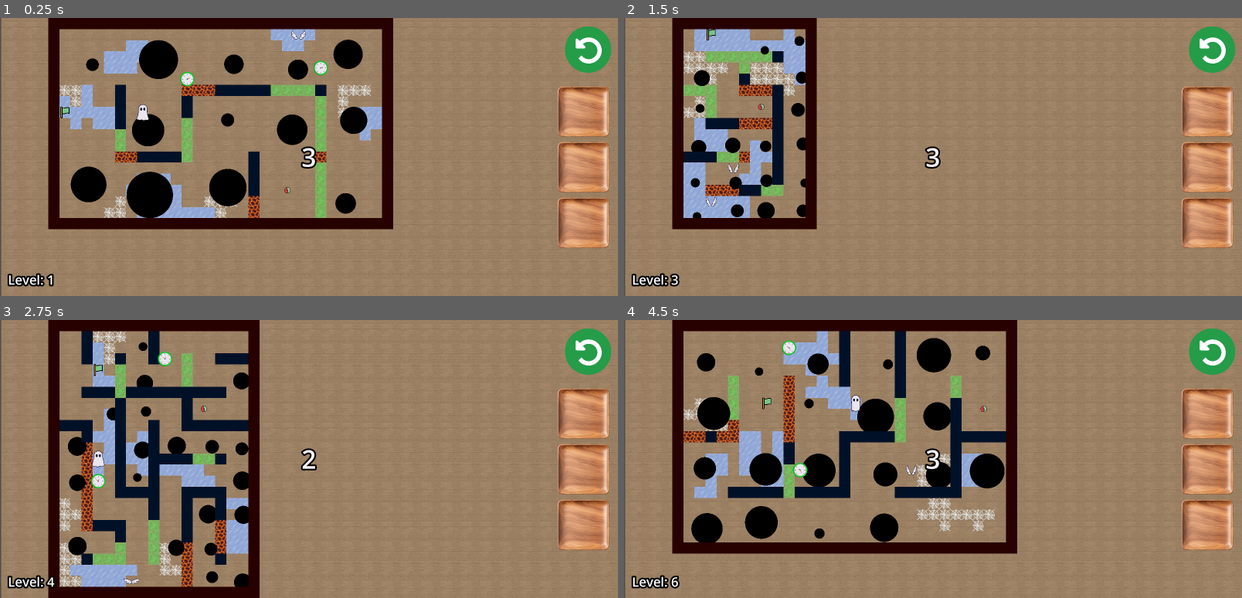
Above: before the commit, frames 1-4 (two rows, left to right).
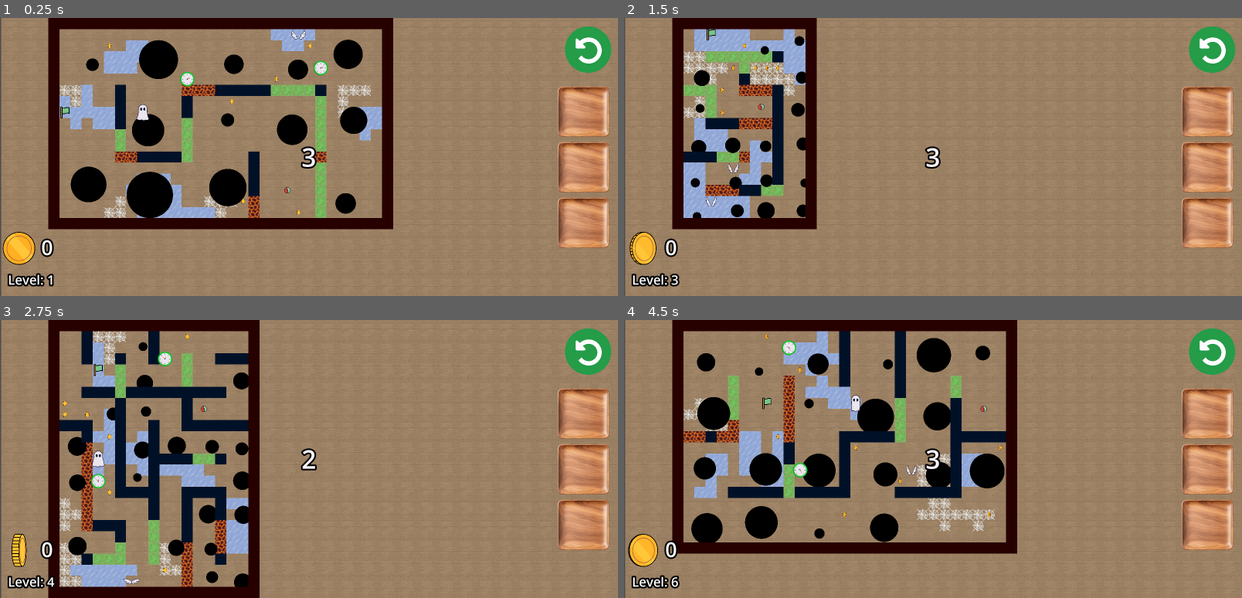
Above: after the commit, the same moments.

Repository: Herovero/GyroMaze
Game: Godot game, scene res://Scenes/main.tscn
Same seed, same stepped clock (60 frames per second), same inputs: the game is played once before the commit and once after it.
Inputs:
- Up to frame 1 (0.25 s): no input
- Up to frame 2 (1.5 s): tap Enter (ui_accept) at 0.5, 0.77 s; hold Right (ui_right) 0.53-1.28 s; hold Down (ui_down) from 1.28 s (still down)
- Up to frame 3 (2.75 s): tap Enter (ui_accept) at 1.52 s; release Down (ui_down) at 2.03 s; hold Right (ui_right) from 2.03 s (still down)
- Up to frame 4 (4.5 s): release Right (ui_right) at 2.78 s; hold Up (ui_up) 2.78-3.53 s; tap Enter (ui_accept) at 3.02, 3.77 s; hold Left (ui_left) from 3.53 s (still down)

The runs differ from the first frame. In frame 1, 0.7% of the frame differs, in the area x 0-51%, y 9-89%; in frame 2, 0.6%; in frame 3, 0.5%; in frame 4, 0.7%.

Commit message:
Added rng spawn for coin collectible

Diff:
--- /dev/null
+++ b/Scenes/collectible_coin.tscn
@@ -0,0 +1,191 @@
+[gd_scene load_steps=45 format=3 uid="uid://nomhjmxskkv0"]
+
+[ext_resource type="Texture2D" uid="uid://xkokujeiydnq" path="res://Assets/collectibles/coin/_a_frm0,20.png" id="1_q0sck"]
+[ext_resource type="Script" uid="uid://6e246glq4l3d" path="res://Scripts/collectible_coin.gd" id="1_ugn34"]
+[ext_resource type="Texture2D" uid="uid://cvlajfaagomyc" path="res://Assets/collectibles/coin/_a_frm1,30.png" id="2_ugn34"]
+[ext_resource type="Texture2D" uid="uid://rya0irr53ih7" path="res://Assets/collectibles/coin/_a_frm2,20.png" id="3_6qq8u"]
+[ext_resource type="Texture2D" uid="uid://dsdd388fnyq31" path="res://Assets/collectibles/coin/_a_frm3,30.png" id="4_wfhba"]
+[ext_resource type="Texture2D" uid="uid://bepty23sr6hle" path="res://Assets/collectibles/coin/_a_frm4,20.png" id="5_umbjp"]
+[ext_resource type="Texture2D" uid="uid://vmxdgg0icm5r" path="res://Assets/collectibles/coin/_a_frm5,30.png" id="6_27n4f"]
+[ext_resource type="Texture2D" uid="uid://bc2qisomgv1be" path="res://Assets/collectibles/coin/_a_frm6,20.png" id="7_ckwwv"]
+[ext_resource type="Texture2D" uid="uid://ddeyl4q0ruo4p" path="res://Assets/collectibles/coin/_a_frm7,30.png" id="8_lthc5"]
+[ext_resource type="Texture2D" uid="uid://7onutkxr64uq" path="res://Assets/collectibles/coin/_a_frm8,20.png" id="9_jchph"]
+[ext_resource type="Texture2D" uid="uid://dya22nxpcro6u" path="res://Assets/collectibles/coin/_a_frm9,30.png" id="10_2862b"]
+[ext_resource type="Texture2D" uid="uid://d53rrr78tbc0" path="res://Assets/collectibles/coin/_a_frm10,20.png" id="11_mnnkb"]
+[ext_resource type="Texture2D" uid="uid://l6pliu8tr6xe" path="res://Assets/collectibles/coin/_a_frm11,30.png" id="12_x80sm"]
+[ext_resource type="Texture2D" uid="uid://d3agjatng87k1" path="res://Assets/collectibles/coin/_a_frm12,20.png" id="13_hjanx"]
+[ext_resource type="Texture2D" uid="uid://0dpve0m3owqi" path="res://Assets/collectibles/coin/_a_frm13,30.png" id="14_u7h1i"]
+[ext_resource type="Texture2D" uid="uid://602en0ojyowt" path="res://Assets/collectibles/coin/_a_frm14,20.png" id="15_5u65j"]
+[ext_resource type="Texture2D" uid="uid://p62bx3i1c1xf" path="res://Assets/collectibles/coin/_a_frm15,30.png" id="16_bn21w"]
+[ext_resource type="Texture2D" uid="uid://bi4j638oemnml" path="res://Assets/collectibles/coin/_a_frm16,20.png" id="17_rnng1"]
+[ext_resource type="Texture2D" uid="uid://ckpr1t2m5vr8h" path="res://Assets/collectibles/coin/_a_frm17,30.png" id="18_cgu3e"]
+[ext_resource type="Texture2D" uid="uid://bpqiifkyh0vsh" path="res://Assets/collectibles/coin/_a_frm18,20.png" id="19_gcpb0"]
+[ext_resource type="Texture2D" uid="uid://ptslvcr3maqd" path="res://Assets/collectibles/coin/_a_frm19,30.png" id="20_sjgp5"]
+[ext_resource type="Texture2D" uid="uid://dyv4ppa40vf1s" path="res://Assets/collectibles/coin/_a_frm20,20.png" id="21_mvncb"]
+[ext_resource type="Texture2D" uid="uid://cxjgyashj3i1x" path="res://Assets/collectibles/coin/_a_frm21,30.png" id="22_tf1jr"]
+[ext_resource type="Texture2D" uid="uid://byr7pfbi0ew20" path="res://Assets/collectibles/coin/_a_frm22,20.png" id="23_51hie"]
+[ext_resource type="Texture2D" uid="uid://bhltkujkpkwhw" path="res://Assets/collectibles/coin/_a_frm23,30.png" id="24_xtw7v"]
+[ext_resource type="Texture2D" uid="uid://b64fgeeepw08a" path="res://Assets/collectibles/coin/_a_frm24,20.png" id="25_he5qp"]
+[ext_resource type="Texture2D" uid="uid://camkmc350vjue" path="res://Assets/collectibles/coin/_a_frm25,30.png" id="26_4k1wo"]
+[ext_resource type="Texture2D" uid="uid://o2yw6uanqmm4" path="res://Assets/collectibles/coin/_a_frm26,20.png" id="27_4pt2o"]
+[ext_resource type="Texture2D" uid="uid://c2chiyo3fqdm7" path="res://Assets/collectibles/coin/_a_frm27,30.png" id="28_stisc"]
+[ext_resource type="Texture2D" uid="uid://ccjp1yqdoyqxu" path="res://Assets/collectibles/coin/_a_frm28,20.png" id="29_arl6b"]
+[ext_resource type="Texture2D" uid="uid://b8f4ex1r32luo" path="res://Assets/collectibles/coin/_a_frm29,30.png" id="30_sld4w"]
+[ext_resource type="Texture2D" uid="uid://cq3w2n643fhbx" path="res://Assets/collectibles/coin/_a_frm30,20.png" id="31_b1wwb"]
+[ext_resource type="Texture2D" uid="uid://dyh31hyu4qp2p" path="res://Assets/collectibles/coin/_a_frm31,30.png" id="32_13kj4"]
+[ext_resource type="Texture2D" uid="uid://dvugm5ttg2r1f" path="res://Assets/collectibles/coin/_a_frm32,20.png" id="33_r4d4c"]
+[ext_resource type="Texture2D" uid="uid://bhmsfbmes6gn4" path="res://Assets/collectibles/coin/_a_frm33,30.png" id="34_upcjp"]
+[ext_resource type="Texture2D" uid="uid://cd14485lpw05a" path="res://Assets/collectibles/coin/_a_frm34,20.png" id="35_v2hlr"]
+[ext_resource type="Texture2D" uid="uid://csay1otsg83lx" path="res://Assets/collectibles/coin/_a_frm35,30.png" id="36_56uwo"]
+[ext_resource type="Texture2D" uid="uid://b80a3nbd3rdtp" path="res://Assets/collectibles/coin/_a_frm36,20.png" id="37_glyao"]
+[ext_resource type="Texture2D" uid="uid://c2rvacpkxkmtx" path="res://Assets/collectibles/coin/_a_frm37,30.png" id="38_s5py6"]
+[ext_resource type="Texture2D" uid="uid://crhjk5qng30q7" path="res://Assets/collectibles/coin/_a_frm38,20.png" id="39_85424"]
+[ext_resource type="Texture2D" uid="uid://dufiq0q5egkco" path="res://Assets/collectibles/coin/_a_frm39,30.png" id="40_f24xp"]
+[ext_resource type="Texture2D" uid="uid://cigbjqfv5vbfa" path="res://Assets/collectibles/coin/_a_frm40,20.png" id="41_vjldi"]
+
+[sub_resource type="SpriteFrames" id="SpriteFrames_qika4"]
+animations = [{
+"frames": [{
+"duration": 1.0,
+"texture": ExtResource("1_q0sck")
+}, {
+"duration": 1.0,
+"texture": ExtResource("2_ugn34")
+}, {
+"duration": 1.0,
+"texture": ExtResource("3_6qq8u")
+}, {
+"duration": 1.0,
+"texture": ExtResource("4_wfhba")
+}, {
+"duration": 1.0,
+"texture": ExtResource("5_umbjp")
+}, {
+"duration": 1.0,
+"texture": ExtResource("6_27n4f")
+}, {
+"duration": 1.0,
+"texture": ExtResource("7_ckwwv")
+}, {
+"duration": 1.0,
+"texture": ExtResource("8_lthc5")
+}, {
+"duration": 1.0,
+"texture": ExtResource("9_jchph")
+}, {
+"duration": 1.0,
+"texture": ExtResource("10_2862b")
+}, {
+"duration": 1.0,
+"texture": ExtResource("11_mnnkb")
+}, {
+"duration": 1.0,
+"texture": ExtResource("12_x80sm")
+}, {
+"duration": 1.0,
+"texture": ExtResource("13_hjanx")
+}, {
+"duration": 1.0,
+"texture": ExtResource("14_u7h1i")
+}, {
+"duration": 1.0,
+"texture": ExtResource("15_5u65j")
+}, {
+"duration": 1.0,
+"texture": ExtResource("16_bn21w")
+}, {
+"duration": 1.0,
+"texture": ExtResource("17_rnng1")
+}, {
+"duration": 1.0,
+"texture": ExtResource("18_cgu3e")
+}, {
+"duration": 1.0,
+"texture": ExtResource("19_gcpb0")
+}, {
+"duration": 1.0,
+"texture": ExtResource("20_sjgp5")
+}, {
+"duration": 1.0,
+"texture": ExtResource("21_mvncb")
+}, {
+"duration": 1.0,
+"texture": ExtResource("22_tf1jr")
+}, {
+"duration": 1.0,
+"texture": ExtResource("23_51hie")
+}, {
+"duration": 1.0,
+"texture": ExtResource("24_xtw7v")
+}, {
+"duration": 1.0,
+"texture": ExtResource("25_he5qp")
+}, {
+"duration": 1.0,
+"texture": ExtResource("26_4k1wo")
+}, {
+"duration": 1.0,
+"texture": ExtResource("27_4pt2o")
+}, {
+"duration": 1.0,
+"texture": ExtResource("28_stisc")
+}, {
+"duration": 1.0,
+"texture": ExtResource("29_arl6b")
+}, {
+"duration": 1.0,
+"texture": ExtResource("30_sld4w")
+}, {
+"duration": 1.0,
+"texture": ExtResource("31_b1wwb")
+}, {
+"duration": 1.0,
+"texture": ExtResource("32_13kj4")
+}, {
+"duration": 1.0,
+"texture": ExtResource("33_r4d4c")
+}, {
+"duration": 1.0,
+"texture": ExtResource("34_upcjp")
+}, {
+"duration": 1.0,
+"texture": ExtResource("35_v2hlr")
+}, {
+"duration": 1.0,
+"texture": ExtResource("36_56uwo")
+}, {
+"duration": 1.0,
+"texture": ExtResource("37_glyao")
+}, {
+"duration": 1.0,
+"texture": ExtResource("38_s5py6")
+}, {
+"duration": 1.0,
+"texture": ExtResource("39_85424")
+}, {
+"duration": 1.0,
+"texture": ExtResource("40_f24xp")
+}, {
+"duration": 1.0,
+"texture": ExtResource("41_vjldi")
+}],
+"loop": true,
+"name": &"default",
+"speed": 40.0
+}]
+
+[sub_resource type="CircleShape2D" id="CircleShape2D_lfugp"]
+radius = 32.0
+
+[node name="collectible_coin" type="Area2D"]
+script = ExtResource("1_ugn34")
+
+[node name="AnimatedSprite2D" type="AnimatedSprite2D" parent="."]
+scale = Vector2(0.1, 0.1)
+sprite_frames = SubResource("SpriteFrames_qika4")
+autoplay = "default"
+
+[node name="CollisionShape2D" type="CollisionShape2D" parent="."]
+shape = SubResource("CircleShape2D_lfugp")
+
+[connection signal="body_entered" from="." to="." method="_on_body_entered"]
--- a/Scenes/main.tscn
+++ b/Scenes/main.tscn
@@ -15,7 +15,54 @@
 [ext_resource type="PackedScene" uid="uid://ggicmeg7fv1h" path="res://Scenes/powerup_ghost.tscn" id="11_d1ilt"]
 [ext_resource type="PackedScene" uid="uid://bi5snb0ma00j1" path="res://Scenes/powerup_wing.tscn" id="12_6iyac"]
 [ext_resource type="Script" uid="uid://dcaxkqiax2bvs" path="res://Scripts/time_remaining.gd" id="12_jkdf5"]
+[ext_resource type="Texture2D" uid="uid://xkokujeiydnq" path="res://Assets/collectibles/coin/_a_frm0,20.png" id="14_1semv"]
+[ext_resource type="Texture2D" uid="uid://cvlajfaagomyc" path="res://Assets/collectibles/coin/_a_frm1,30.png" id="15_2060n"]
 [ext_resource type="PackedScene" uid="uid://dvrl07d5fk8k7" path="res://Scenes/collectible_timer.tscn" id="15_wsu2k"]
+[ext_resource type="Texture2D" uid="uid://rya0irr53ih7" path="res://Assets/collectibles/coin/_a_frm2,20.png" id="16_6ml46"]
+[ext_resource type="PackedScene" uid="uid://nomhjmxskkv0" path="res://Scenes/collectible_coin.tscn" id="17_h1bgf"]
+[ext_resource type="Texture2D" uid="uid://dsdd388fnyq31" path="res://Assets/collectibles/coin/_a_frm3,30.png" id="17_qax2n"]
+[ext_resource type="Texture2D" uid="uid://bepty23sr6hle" path="res://Assets/collectibles/coin/_a_frm4,20.png" id="18_y86h7"]
+[ext_resource type="Texture2D" uid="uid://vmxdgg0icm5r" path="res://Assets/collectibles/coin/_a_frm5,30.png" id="19_my4ki"]
+[ext_resource type="Texture2D" uid="uid://bc2qisomgv1be" path="res://Assets/collectibles/coin/_a_frm6,20.png" id="20_lx3vj"]
+[ext_resource type="Texture2D" uid="uid://ddeyl4q0ruo4p" path="res://Assets/collectibles/coin/_a_frm7,30.png" id="21_ynmfv"]
+[ext_resource type="Texture2D" uid="uid://7onutkxr64uq" path="res://Assets/collectibles/coin/_a_frm8,20.png" id="22_cblf0"]
+[ext_resource type="Texture2D" uid="uid://dya22nxpcro6u" path="res://Assets/collectibles/coin/_a_frm9,30.png" id="23_nay3j"]
+[ext_resource type="Texture2D" uid="uid://d53rrr78tbc0" path="res://Assets/collectibles/coin/_a_frm10,20.png" id="24_ovafv"]
+[ext_resource type="Texture2D" uid="uid://l6pliu8tr6xe" path="res://Assets/collectibles/coin/_a_frm11,30.png" id="25_owhal"]
+[ext_resource type="Texture2D" uid="uid://d3agjatng87k1" path="res://Assets/collectibles/coin/_a_frm12,20.png" id="26_uv6w5"]
+[ext_resource type="Texture2D" uid="uid://0dpve0m3owqi" path="res://Assets/collectibles/coin/_a_frm13,30.png" id="27_r7bbj"]
+[ext_resource type="Texture2D" uid="uid://602en0ojyowt" path="res://Assets/collectibles/coin/_a_frm14,20.png" id="28_e5peh"]
+[ext_resource type="Texture2D" uid="uid://p62bx3i1c1xf" path="res://Assets/collectibles/coin/_a_frm15,30.png" id="29_f6rfp"]
+[ext_resource type="Texture2D" uid="uid://bi4j638oemnml" path="res://Assets/collectibles/coin/_a_frm16,20.png" id="30_sasc4"]
+[ext_resource type="Texture2D" uid="uid://ckpr1t2m5vr8h" path="res://Assets/collectibles/coin/_a_frm17,30.png" id="31_pfx1i"]
+[ext_resource type="Texture2D" uid="uid://bpqiifkyh0vsh" path="res://Assets/collectibles/coin/_a_frm18,20.png" id="32_fg68e"]
+[ext_resource type="Texture2D" uid="uid://ptslvcr3maqd" path="res://Assets/collectibles/coin/_a_frm19,30.png" id="33_jekl6"]
+[ext_resource type="Texture2D" uid="uid://dyv4ppa40vf1s" path="res://Assets/collectibles/coin/_a_frm20,20.png" id="34_v1mrv"]
+[ext_resource type="Texture2D" uid="uid://cxjgyashj3i1x" path="res://Assets/collectibles/coin/_a_frm21,30.png" id="35_fd3ed"]
+[ext_resource type="Texture2D" uid="uid://byr7pfbi0ew20" path="res://Assets/collectibles/coin/_a_frm22,20.png" id="36_qnggo"]
+[ext_resource type="Texture2D" uid="uid://bhltkujkpkwhw" path="res://Assets/collectibles/coin/_a_frm23,30.png" id="37_tab3y"]
+[ext_resource type="Texture2D" uid="uid://b64fgeeepw08a" path="res://Assets/collectibles/coin/_a_frm24,20.png" id="38_1tvlp"]
+[ext_resource type="Texture2D" uid="uid://camkmc350vjue" path="res://Assets/collectibles/coin/_a_frm25,30.png" id="39_wl4bb"]
+[ext_resource type="Texture2D" uid="uid://o2yw6uanqmm4" path="res://Assets/collectibles/coin/_a_frm26,20.png" id="40_6h1fc"]
+[ext_resource type="Texture2D" uid="uid://c2chiyo3fqdm7" path="res://Assets/collectibles/coin/_a_frm27,30.png" id="41_vxl7x"]
+[ext_resource type="Texture2D" uid="uid://ccjp1yqdoyqxu" path="res://Assets/collectibles/coin/_a_frm28,20.png" id="42_ihvwq"]
+[ext_resource type="Texture2D" uid="uid://b8f4ex1r32luo" path="res://Assets/collectibles/coin/_a_frm29,30.png" id="43_k8rh3"]
+[ext_resource type="Texture2D" uid="uid://cq3w2n643fhbx" path="res://Assets/collectibles/coin/_a_frm30,20.png" id="44_55idt"]
+[ext_resource type="Texture2D" uid="uid://dyh31hyu4qp2p" path="res://Assets/collectibles/coin/_a_frm31,30.png" id="45_87bhu"]
+[ext_resource type="Texture2D" uid="uid://dvugm5ttg2r1f" path="res://Assets/collectibles/coin/_a_frm32,20.png" id="46_33qc4"]
+[ext_resource type="Texture2D" uid="uid://bhmsfbmes6gn4" path="res://Assets/collectibles/coin/_a_frm33,30.png" id="47_e6rcu"]
+[ext_resource type="Texture2D" uid="uid://cd14485lpw05a" path="res://Assets/collectibles/coin/_a_frm34,20.png" id="48_p4gyq"]
+[ext_resource type="Texture2D" uid="uid://csay1otsg83lx" path="res://Assets/collectibles/coin/_a_frm35,30.png" id="49_32dfi"]
+[ext_resource type="Texture2D" uid="uid://b80a3nbd3rdtp" path="res://Assets/collectibles/coin/_a_frm36,20.png" id="50_cf2bd"]
+[ext_resource type="Texture2D" uid="uid://c2rvacpkxkmtx" path="res://Assets/collectibles/coin/_a_frm37,30.png" id="51_lpdpw"]
+[ext_resource type="Texture2D" uid="uid://crhjk5qng30q7" path="res://Assets/collectibles/coin/_a_frm38,20.png" id="52_jrou0"]
+[ext_resource type="Texture2D" uid="uid://dufiq0q5egkco" path="res://Assets/collectibles/coin/_a_frm39,30.png" id="53_j2g22"]
+[ext_resource type="Texture2D" uid="uid://cigbjqfv5vbfa" path="res://Assets/collectibles/coin/_a_frm40,20.png" id="54_phube"]
+[ext_resource type="Script" uid="uid://0cwbaka348di" path="res://Scripts/coin_count.gd" id="59_2060n"]
+
+[sub_resource type="PhysicsMaterial" id="PhysicsMaterial_k12tt"]
+friction = 0.0
+bounce = 5.0
 
 [sub_resource type="TileSetAtlasSource" id="TileSetAtlasSource_h1bgf"]
 texture = ExtResource("2_h1bgf")
@@ -32,7 +79,139 @@
 
 [sub_resource type="TileSet" id="TileSet_b3802"]
 physics_layer_0/collision_layer = 1
+physics_layer_0/physics_material = SubResource("PhysicsMaterial_k12tt")
 sources/0 = SubResource("TileSetAtlasSource_h1bgf")
+
+[sub_resource type="SpriteFrames" id="SpriteFrames_h1bgf"]
+animations = [{
+"frames": [{
+"duration": 1.0,
+"texture": ExtResource("14_1semv")
+}, {
+"duration": 1.0,
+"texture": ExtResource("15_2060n")
+}, {
+"duration": 1.0,
+"texture": ExtResource("16_6ml46")
+}, {
+"duration": 1.0,
+"texture": ExtResource("17_qax2n")
+}, {
+"duration": 1.0,
+"texture": ExtResource("18_y86h7")
+}, {
+"duration": 1.0,
+"texture": ExtResource("19_my4ki")
+}, {
+"duration": 1.0,
+"texture": ExtResource("20_lx3vj")
+}, {
+"duration": 1.0,
+"texture": ExtResource("21_ynmfv")
+}, {
+"duration": 1.0,
+"texture": ExtResource("22_cblf0")
+}, {
+"duration": 1.0,
+"texture": ExtResource("23_nay3j")
+}, {
+"duration": 1.0,
+"texture": ExtResource("24_ovafv")
+}, {
+"duration": 1.0,
+"texture": ExtResource("25_owhal")
+}, {
+"duration": 1.0,
+"texture": ExtResource("26_uv6w5")
+}, {
+"duration": 1.0,
+"texture": ExtResource("27_r7bbj")
+}, {
+"duration": 1.0,
+"texture": ExtResource("28_e5peh")
+}, {
+"duration": 1.0,
+"texture": ExtResource("29_f6rfp")
+}, {
+"duration": 1.0,
+"texture": ExtResource("30_sasc4")
+}, {
+"duration": 1.0,
+"texture": ExtResource("31_pfx1i")
+}, {
+"duration": 1.0,
+"texture": ExtResource("32_fg68e")
+}, {
+"duration": 1.0,
+"texture": ExtResource("33_jekl6")
+}, {
+"duration": 1.0,
+"texture": ExtResource("34_v1mrv")
+}, {
+"duration": 1.0,
+"texture": ExtResource("35_fd3ed")
+}, {
+"duration": 1.0,
+"texture": ExtResource("36_qnggo")
+}, {
+"duration": 1.0,
+"texture": ExtResource("37_tab3y")
+}, {
+"duration": 1.0,
+"texture": ExtResource("38_1tvlp")
+}, {
+"duration": 1.0,
+"texture": ExtResource("39_wl4bb")
+}, {
+"duration": 1.0,
+"texture": ExtResource("40_6h1fc")
+}, {
+"duration": 1.0,
+"texture": ExtResource("41_vxl7x")
+}, {
+"duration": 1.0,
+"texture": ExtResource("42_ihvwq")
+}, {
+"duration": 1.0,
+"texture": ExtResource("43_k8rh3")
+}, {
+"duration": 1.0,
+"texture": ExtResource("44_55idt")
+}, {
+"duration": 1.0,
+"texture": ExtResource("45_87bhu")
+}, {
+"duration": 1.0,
+"texture": ExtResource("46_33qc4")
+}, {
+"duration": 1.0,
+"texture": ExtResource("47_e6rcu")
+}, {
+"duration": 1.0,
+"texture": ExtResource("48_p4gyq")
+}, {
+"duration": 1.0,
+"texture": ExtResource("49_32dfi")
+}, {
+"duration": 1.0,
+"texture": ExtResource("50_cf2bd")
+}, {
+"duration": 1.0,
+"texture": ExtResource("51_lpdpw")
+}, {
+"duration": 1.0,
+"texture": ExtResource("52_jrou0")
+}, {
+"duration": 1.0,
+"texture": ExtResource("53_j2g22")
+}, {
+"duration": 1.0,
+"texture": ExtResource("54_phube")
+}],
+"loop": true,
+"name": &"default",
+"speed": 40.0
+}]
 
 [node name="Node2D" type="Node2D"]
 
@@ -49,6 +228,7 @@
 ghost_scene = ExtResource("11_d1ilt")
 wing_scene = ExtResource("12_6iyac")
 timer_scene = ExtResource("15_wsu2k")
+coin_scene = ExtResource("17_h1bgf")
 finish_scene = ExtResource("10_hptm8")
 
 [node name="Player" parent="." instance=ExtResource("1_bo1nx")]
@@ -117,6 +297,14 @@
 texture_normal = ExtResource("6_ynf5e")
 action = "ui_accept"
 
+[node name="coin_HUD" type="AnimatedSprite2D" parent="InGameUIs"]
+position = Vector2(73.99999, 894.99994)
+scale = Vector2(0.2, 0.2)
+sprite_frames = SubResource("SpriteFrames_h1bgf")
+autoplay = "default"
+frame = 29
+frame_progress = 0.28274602
+
 [node name="time_remaining" type="Label" parent="InGameUIs"]
 offset_left = 16.0
 offset_right = 56.0
@@ -152,6 +340,16 @@
 text = "Level: 1"
 script = ExtResource("8_ynf5e")
 
+[node name="coin_count" type="Label" parent="InGameUIs"]
+offset_left = 160.0
+offset_top = 834.9999
+offset_right = 217.0
+offset_bottom = 950.9999
+theme_override_constants/outline_size = 25
+theme_override_font_sizes/font_size = 80
+text = "0"
+script = ExtResource("59_2060n")
+
 [connection signal="released" from="InGameUIs/powerup_slot1" to="Player" method="_on_powerup_slot_1_released"]
 [connection signal="released" from="InGameUIs/powerup_slot2" to="Player" method="_on_powerup_slot_2_released"]
 [connection signal="released" from="InGameUIs/powerup_slot3" to="Player" method="_on_powerup_slot_3_released"]
--- a/Scripts/SignalBus.gd
+++ b/Scripts/SignalBus.gd
@@ -9,3 +9,7 @@
 # Timer signals
 @warning_ignore("unused_signal")
 signal add_time(amount)
+
+# Coin signals
+@warning_ignore("unused_signal")
+signal collect_coin
--- /dev/null
+++ b/Scripts/coin_count.gd
@@ -0,0 +1,16 @@
+extends Label
+
+var coin: int = 0
+
+# Called when the node enters the scene tree for the first time.
+func _ready():
+	text = "0"
+	SignalBus.connect("collect_coin", _on_coin_collected)
+
+# Called every frame. 'delta' is the elapsed time since the previous frame.
+func _process(delta):
+	pass
+
+func _on_coin_collected():
+	coin += 1
+	text = str(coin)
--- /dev/null
+++ b/Scripts/collectible_coin.gd
@@ -0,0 +1,16 @@
+extends Area2D
+
+var player
+
+# Called when the node enters the scene tree for the first time.
+func _ready():
+	player = get_tree().get_nodes_in_group("Player")
+
+# Called every frame. 'delta' is the elapsed time since the previous frame.
+func _process(delta):
+	pass
+
+func _on_body_entered(body):
+	if body.is_in_group("Player"):
+		SignalBus.emit_signal("collect_coin")
+		queue_free()
--- a/Scripts/mazegen3.gd
+++ b/Scripts/mazegen3.gd
@@ -40,6 +40,7 @@
 @export var wing_scene: PackedScene
 
 @export var timer_scene: PackedScene
+@export var coin_scene: PackedScene
 
 @export var finish_scene: PackedScene
 var finish_grid_pos = Vector2i.ZERO
@@ -105,6 +106,7 @@
 	spawn_holes()
 	spawn_hazard_tiles()
 	spawn_hazard_walls()
+	spawn_coins()
 	spawn_powerups()
 	spawn_timers()
 
@@ -547,6 +549,58 @@
 
 				spawned_count += 1
 
+func spawn_coins() -> void:
+	if not coin_scene: return
+
+	var coins_to_spawn = randi_range(5, 8) # Spawn between 5 and 8 coins
+	var spawned_count = 0
+	var attempts = 0
+	var coin_positions: Array[Vector2i] = []
+
+	while spawned_count < coins_to_spawn and attempts < 2000:
+		attempts += 1
+
+		var rand_x = randi() % map_width
+		var rand_y = randi() % map_height
+		var check_pos = Vector2i(rand_x, rand_y)
+
+		# 1. Must be Floor
+		if Maze.get_cell_atlas_coords(check_pos) == tile_path:
+
+			# 2. Avoid Start & Finish
+			if Vector2(check_pos).distance_to(Vector2(maze_pos)) < 3: continue
+			if Vector2(check_pos).distance_to(Vector2(finish_grid_pos)) < 3: continue
+
+			# 3. Avoid Holes
+			var safe = true
+			for hole in hole_positions:
+				if Vector2(check_pos).distance_to(Vector2(hole)) < 2:
+					safe = false
+					break
+			if not safe: continue
+
+			# 4. Avoid stacking on other Coins
+			for c_pos in coin_positions:
+				if c_pos == check_pos:
+					safe = false
+					break
+			if not safe: continue
+
+			# --- SPAWN ---
+			var new_coin = coin_scene.instantiate()
+			new_coin.z_index = 2 # Draw above floor, below player
+
+			# IMPORTANT: Tag for cleanup!
+			new_coin.add_to_group("LevelTrash")
+
+			var center_offset = Vector2(effective_tile_size / 2, effective_tile_size / 2)
+			new_coin.position = (Vector2(check_pos) * effective_tile_size) + center_offset
+
+			get_parent().call_deferred("add_child", new_coin)
+
+			coin_positions.append(check_pos)
+			spawned_count += 1
+
 func spawn_timers() -> void:
 	if not timer_scene: return
 
--- a/Scripts/player.gd
+++ b/Scripts/player.gd
@@ -32,9 +32,11 @@
 # Power up activations
 var ghost_charges = 0
 var was_inside_wall: bool = false
-
 var wing_timer = 0.0
 var is_flying: bool = false
+
+# hazard
+var hazard_fiery = Vector2i(1, 0)
 
 # Called when the node enters the scene tree for the first time.
 func _ready():
@@ -168,6 +170,35 @@
 		new_transform.x = Vector2(1, 0) # X axis points Right
 		new_transform.y = Vector2(0, 1) # Y axis points Down
 		state.transform = new_transform
+
+	# iterate through all current contacts using the 'state' object
+	for i in range(state.get_contact_count()):
+		# Get the object we hit
+		var body = state.get_contact_collider_object(i)
+
+		# Check if we hit the Hazard TileMapLayer
+		if body == hazard_tiles:
+			print("hit hazard?")
+			# Get the collision normal (direction of the wall face)
+			var normal = state.get_contact_local_normal(i)
+			# Get the collision point
+			var contact_pos = state.get_contact_local_position(i)
+
+			# Nudge the point slightly "into" the wall to grab the correct tile coordinate
+			# We subtract the normal to go 'in'
+			var check_pos = contact_pos - (normal * 5.0)
+
+			# Convert global/local pixel pos to Grid Coordinates
+			var local_check_pos = hazard_tiles.to_local(check_pos)
+			var map_pos = hazard_tiles.local_to_map(local_check_pos)
+
+			# Check if the tile is Fire
+			if hazard_tiles.get_cell_atlas_coords(map_pos) == hazard_fiery:
+				# We can't call 'die()' directly inside integrate_forces safely sometimes,
+				# so we defer it or set a flag. Since reset_position() just sets a flag, it is safe!
+				print("Burned!")
+				reset_position()
+				break # Stop checking other contacts if we are dead
 
 func collect_powerup(powerup_type: String):
 	# Logic: Find the first empty slot. If full, replace the last one.
Binary file added: Assets/collectibles/coin/_a_frm0,20.png
Not shown, added: Assets/collectibles/coin/_a_frm0,20.png.import
Binary file added: Assets/collectibles/coin/_a_frm1,30.png
Not shown, added: Assets/collectibles/coin/_a_frm1,30.png.import
Binary file added: Assets/collectibles/coin/_a_frm10,20.png
Not shown, added: Assets/collectibles/coin/_a_frm10,20.png.import
Binary file added: Assets/collectibles/coin/_a_frm11,30.png
Not shown, added: Assets/collectibles/coin/_a_frm11,30.png.import
Binary file added: Assets/collectibles/coin/_a_frm12,20.png
Not shown, added: Assets/collectibles/coin/_a_frm12,20.png.import
Binary file added: Assets/collectibles/coin/_a_frm13,30.png
Not shown, added: Assets/collectibles/coin/_a_frm13,30.png.import
(and 73 more such lines)
